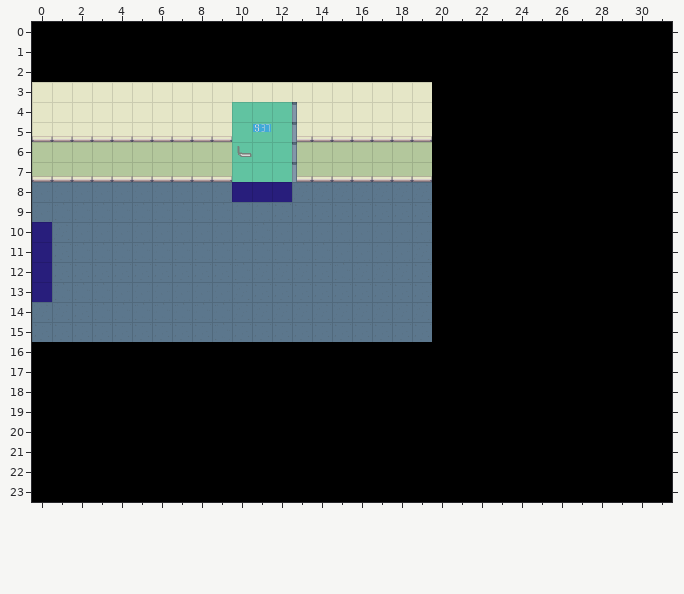
Tiled map: assets/maps/sousSolCouloir3.tmx. The picture above is the old version.
Cells are 32x32 px. Shown: x 0..31, y 0..23.
The same view after the edit:
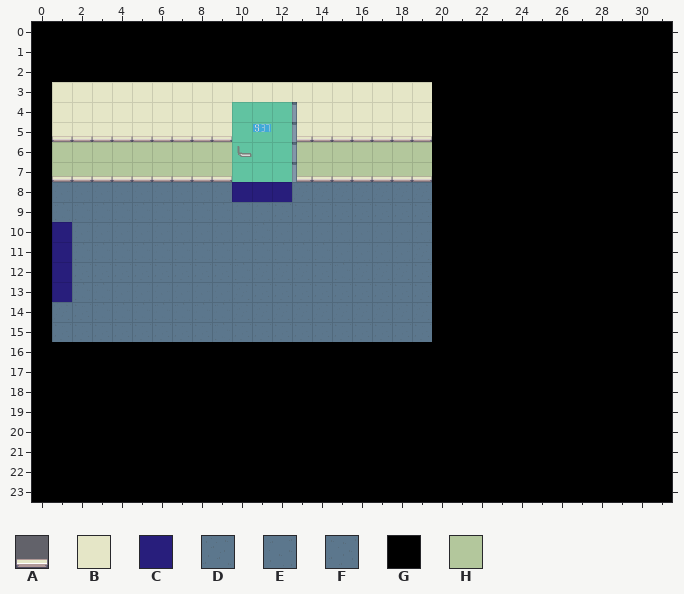
Key: from "Interior": A 800, B 821; from "couleur": C 3; from "pixel-cyberpunk-interior": D 45, E 46, F 66; from "porte": G 0, H 12.
_ is an empty cell, . an unchanged one.
Message: nouveaux couloir et correction bug piliers etage1
Edits made:
--- layer "sol"
@@ x 0..0 @@
- 8 E
- 9 E
+ 8 _
+ 9 _
@@ x 0..0 @@
-14 D
-15 F
+14 _
+15 _
--- layer "vers_sousSolCouloir1"
@@ x 0..1 @@
-10 C_
-11 C_
-12 C_
-13 C_
+10 _C
+11 _C
+12 _C
+13 _C
--- layer "noir 99"
@@ x 0..0 @@
- 8 _
- 9 _
-10 _
-11 _
-12 _
-13 _
-14 _
-15 _
+ 8 G
+ 9 G
+10 G
+11 G
+12 G
+13 G
+14 G
+15 G
--- layer "couleur mur 99"
@@ x 0..0 @@
- 3 B
- 4 B
- 5 B
- 6 H
- 7 H
+ 3 _
+ 4 _
+ 5 _
+ 6 _
+ 7 _
--- layer "mur 99"
@@ x 0..0 @@
- 5 A
+ 5 _
@@ x 0..0 @@
- 7 A
+ 7 _
Where, in picture pixels (left, top, right, bottom), the same in both pictures:
changed: (32, 82, 72, 342)
